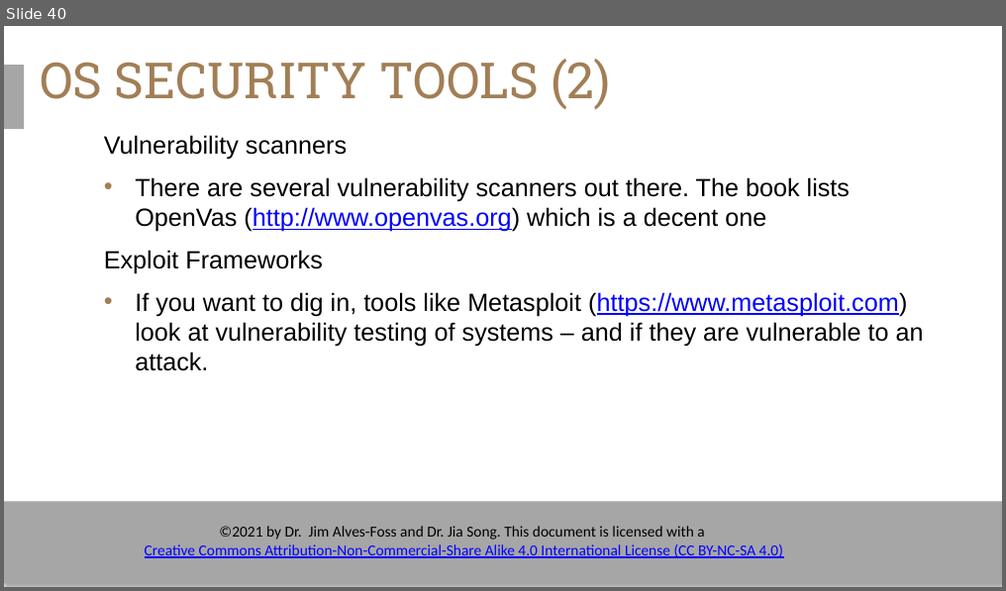
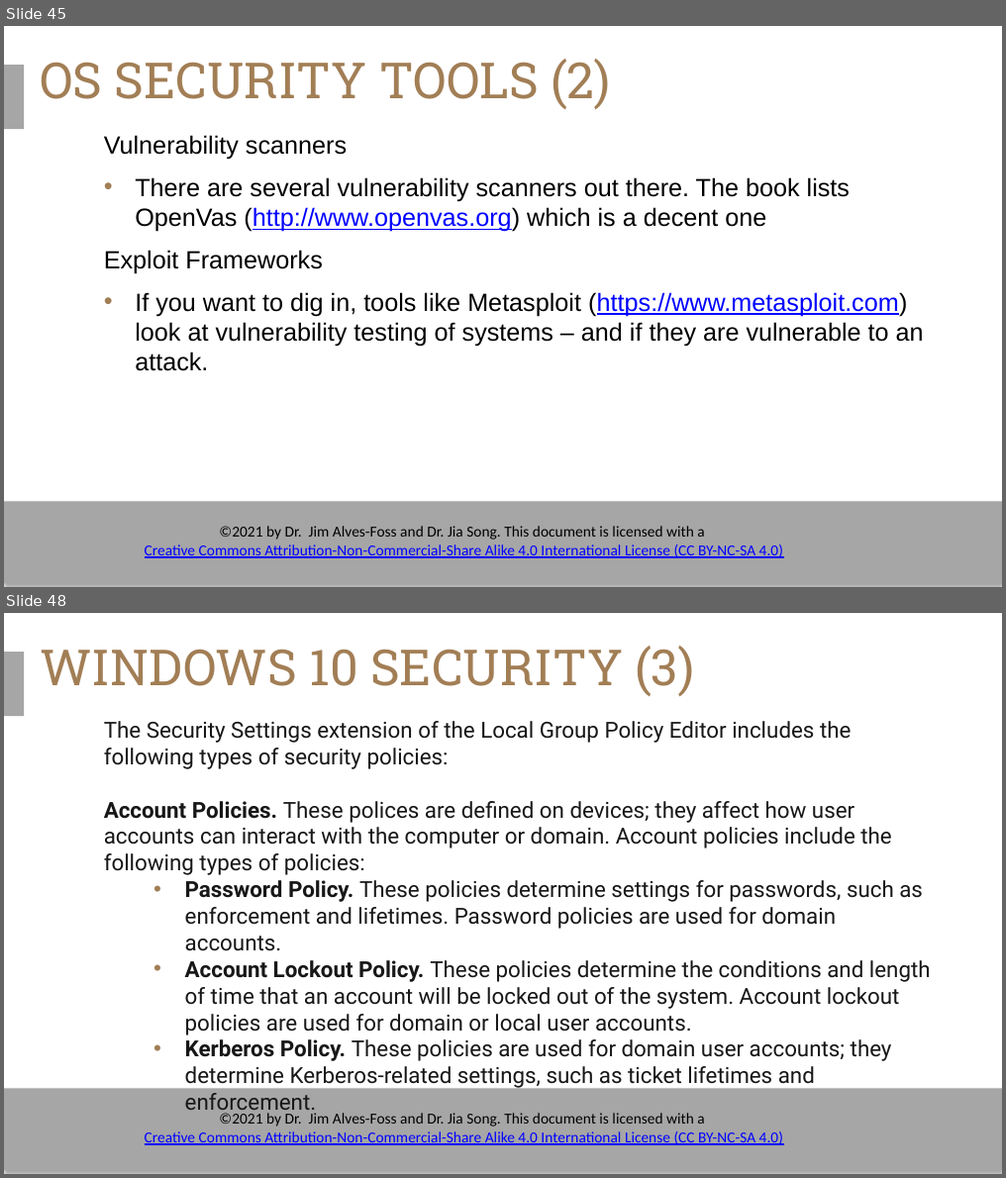
Before and after one commit to timburr1/timburr1.github.io, a slide deck: papers/CYB110/Module 11 - Operating System Security.pptx. Shown one above the other, each under a label of ours: slide 40 before the commit, slides 45 and 48 after it; the slides between them are not shown. The pictures are 1006x591 and 1006x1178 pixels, drawn with LibreOffice and Linux fonts; fonts in the diff are those of the drawing; background and template pictures are left out. Boxes give left, top, right and bottom in pixels: in the first picture for what was removed or moved away, otherwise in the second. Text is boxed around its words. In the diff, an @@ line names an element or a change of style, - is before the commit and + after.

```diff
--- a/papers/CYB110/Module 11 - Operating System Security.pptx
+++ b/papers/CYB110/Module 11 - Operating System Security.pptx
@@ slide 48 added at (4, 613, 1002, 1174), background #FFFFFF; not listed: 3 template elements that a slide beside it also shows @@
@@ title added at (40, 646, 695, 696), 36 pt, text #A27E55 @@
+WINDOWS 10 SECURITY (3)
@@ text added at (104, 721, 931, 1089), 16 pt, text #171717 @@
+The Security Settings extension of the Local Group Policy Editor includes the following types of security policies:
+Account Policies. These polices are defined on devices; they affect how user accounts can interact with the computer or domain. Account policies include the following types of policies:
+  • Password Policy. These policies determine settings for passwords, such as enforcement and lifetimes. Password policies are used for domain accounts.
+  • Account Lockout Policy. These policies determine the conditions and length of time that an account will be locked out of the system. Account lockout policies are used for domain or local user accounts.
+  • Kerberos Policy. These policies are used for domain user accounts; they determine Kerberos-related settings, such as ticket lifetimes and enforcement.
@@ what was slide 40 is now slide 45 @@
```
Also in this commit, not shown: 2 slides changed, 10 other slides added, 11 other files.
